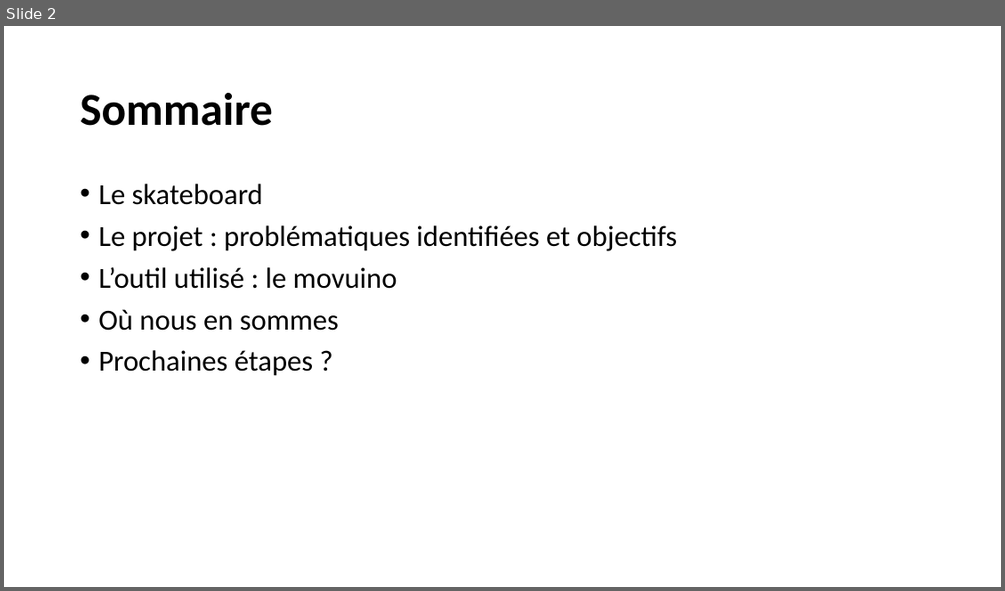
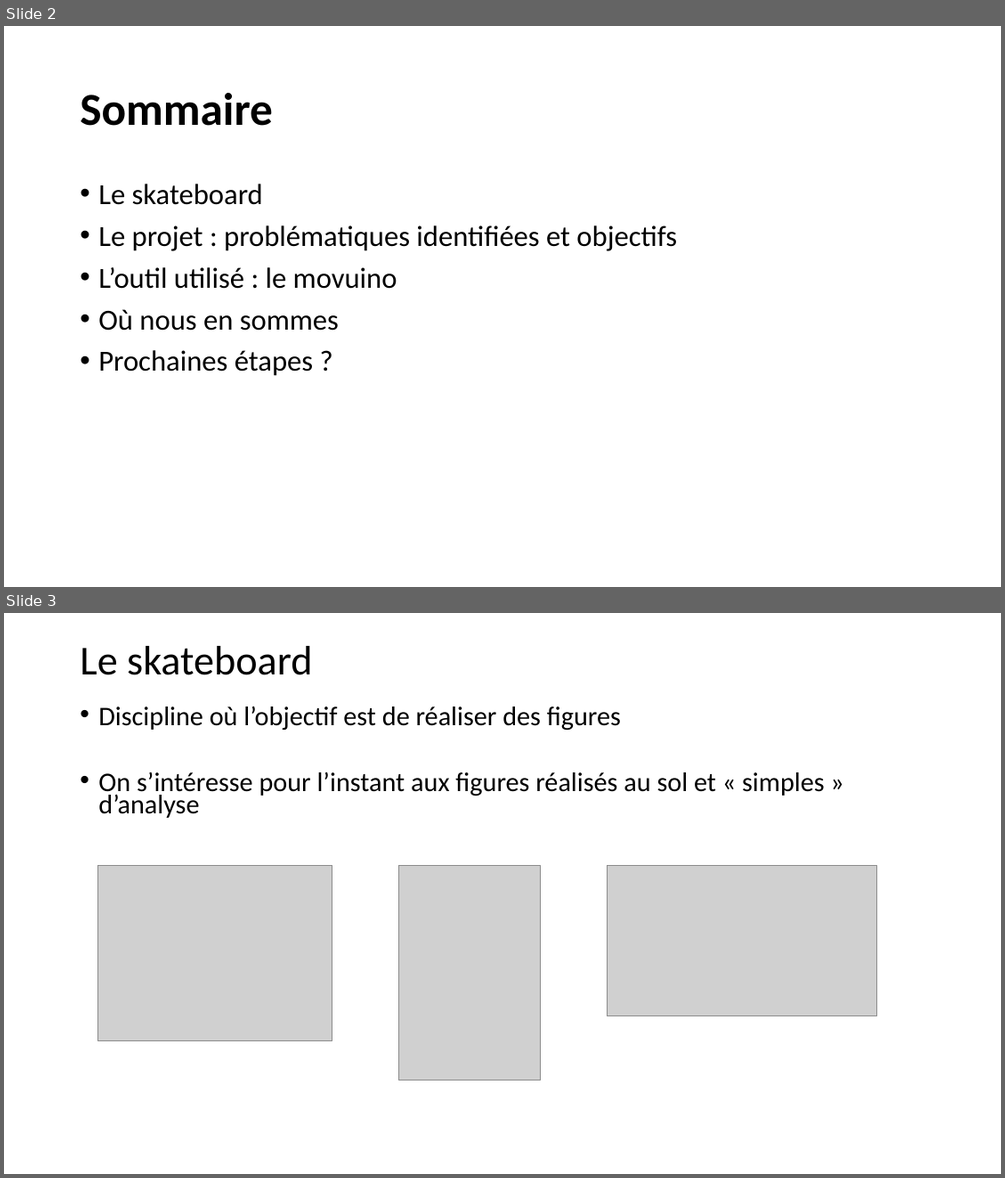
Before and after one commit to libcraps/SkateboardXXX3000, a slide deck: 00 - Documentation/presentation_eric/presentation_lancement_projet.pptx. Shown one above the other, each under a label of ours: slide 2 before the commit, slides 2 and 3 after it. The pictures are 1005x591 and 1005x1178 pixels, drawn with LibreOffice and Linux fonts; fonts in the diff are those of the drawing; grey boxes stand for pictures. Boxes give left, top, right and bottom in pixels: in the first picture for what was removed or moved away, otherwise in the second. Text is boxed around its words. In the diff, an @@ line names an element or a change of style, - is before the commit and + after.

```diff
--- a/00 - Documentation/presentation_eric/presentation_lancement_projet.pptx
+++ b/00 - Documentation/presentation_eric/presentation_lancement_projet.pptx
@@ slide 3 added at (4, 613, 1001, 1174), background #FFFFFF @@
@@ title added at (80, 646, 312, 675), 39.6 pt, text #000000 @@
+Le skateboard
@@ text added at (98, 706, 824, 818), 25.9 pt, text #000000 @@
+• Discipline où l’objectif est de réaliser des figures
+• On s’intéresse pour l’instant aux figures réalisés au sol et « simples » d’analyse
@@ picture added at (98, 865, 332, 1041) @@
@@ picture added at (399, 865, 541, 1080) @@
@@ picture added at (607, 865, 877, 1016) @@
```
Also in this commit, not shown: 5 slides changed, 6 other slides added, 3 slides removed, 1 other file.
